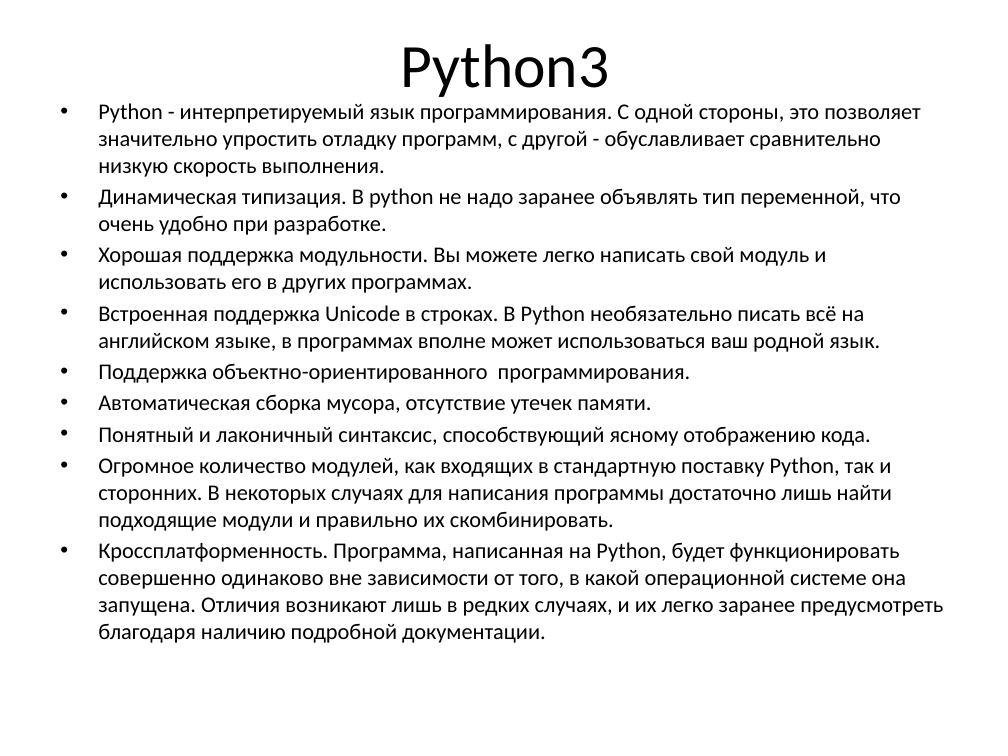
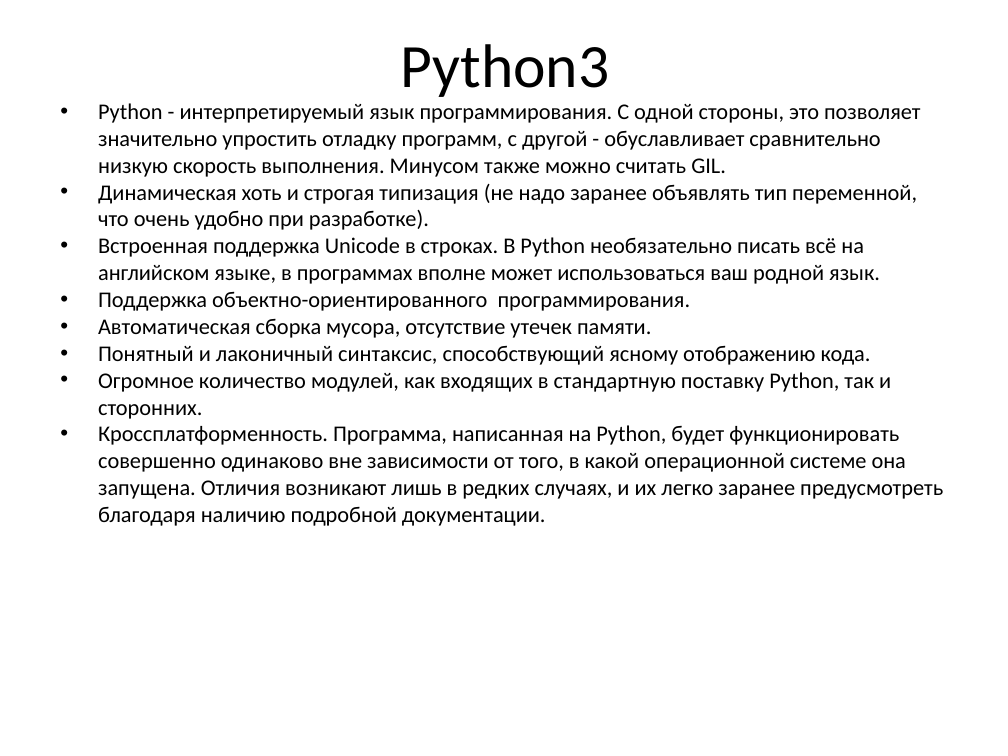
Before and after one commit to alashkov83/md_utils, a slide deck: slide 3 of readme.pptx. Drawn at 1008x756 pixels with LibreOffice and Linux fonts; fonts in the diff are those of the drawing; background and template pictures are left out. Boxes give left, top, right and bottom in pixels: in the first picture for what was removed or moved away, otherwise in the second. Text is boxed around its words. In the diff, an @@ line names an element or a change of style, - is before the commit and + after.

```diff
--- a/readme.pptx
+++ b/readme.pptx
@@ text at (98, 103, 921, 230): text changed @@
-• Python - интерпретируемый язык программирования. С одной стороны, это позволяет значительно упростить отладку программ, с другой - обуславливает сравнительно низкую скорость выполнения.
-• Динамическая типизация. В python не надо заранее объявлять тип переменной, что очень удобно при разработке.
-• Хорошая поддержка модульности. Вы можете легко написать свой модуль и использовать его в других программах.
+• Python - интерпретируемый язык программирования. С одной стороны, это позволяет значительно упростить отладку программ, с другой - обуславливает сравнительно низкую скорость выполнения. Минусом также можно считать GIL.
+• Динамическая хоть и строгая типизация (не надо заранее объявлять тип переменной, что очень удобно при разработке).
@@ text at (98, 237, 943, 526): indent changed; less space between paragraphs @@
@@ text at (98, 372, 891, 419): text changed @@
-• Огромное количество модулей, как входящих в стандартную поставку Python, так и сторонних. В некоторых случаях для написания программы достаточно лишь найти подходящие модули и правильно их скомбинировать.
+• Огромное количество модулей, как входящих в стандартную поставку Python, так и сторонних.
```
Also in this commit, not shown: 4 other slides changed, 8 other files.
